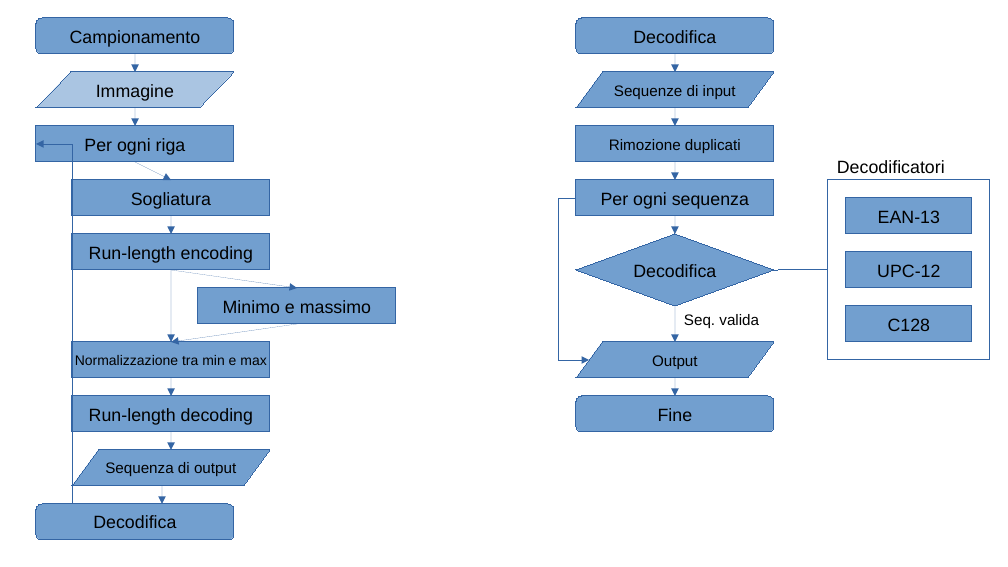
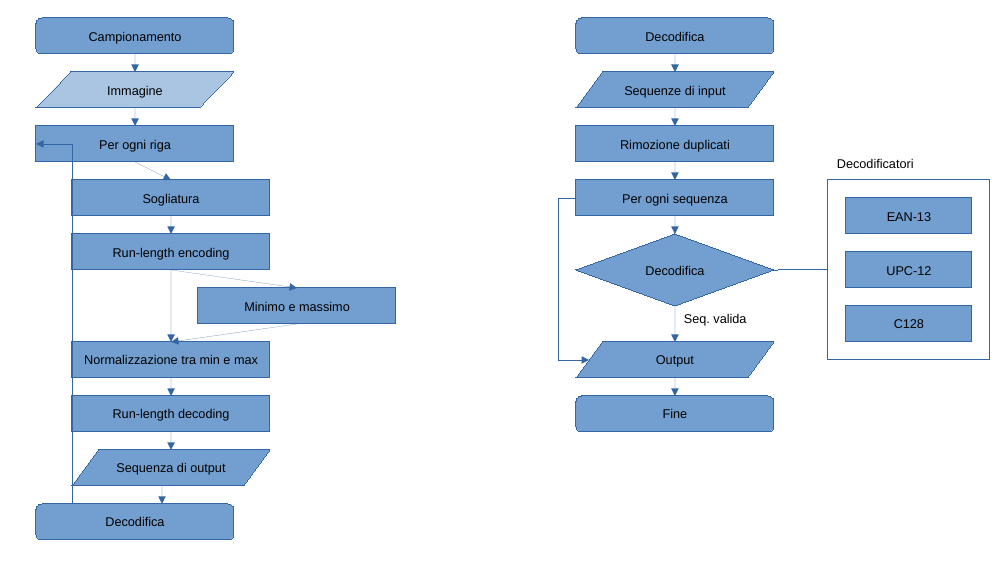
Before and after one commit to marcospampi/progetto-gpgpu, a slide deck: slide 1 of diagramma-flusso.odp. Drawn at 1008x567 pixels with LibreOffice and Linux fonts; fonts in the diff are those of the drawing. Boxes give left, top, right and bottom in pixels: in the first picture for what was removed or moved away, otherwise in the second. Text is boxed around its words. In the diff, an @@ line names an element or a change of style, - is before the commit and + after.

```diff
--- a/diagramma-flusso.odp
+++ b/diagramma-flusso.odp
@@ size 14 to 10 pt in 16 elements at (36, 18, 234, 54), (36, 72, 234, 108), (36, 126, 234, 162), (72, 180, 271, 216), (72, 234, 271, 270), (198, 288, 397, 324), (72, 396, 271, 432), (36, 504, 234, 540), (576, 18, 775, 54), (576, 180, 775, 216), (846, 198, 972, 234), (846, 252, 972, 288), (846, 306, 972, 342), (576, 234, 775, 306), (576, 396, 775, 432), (837, 159, 914, 168) @@
@@ size 12 to 10 pt in 5 elements at (72, 450, 271, 486), (576, 72, 775, 108), (576, 126, 775, 162), (576, 342, 775, 378), (684, 314, 746, 326) @@
@@ rectangle "Normalizzazione tra min e max" at (72, 342, 271, 378): size 11 to 10 pt @@
```
Also in this commit, not shown: 2 slides added, 6 other files.
